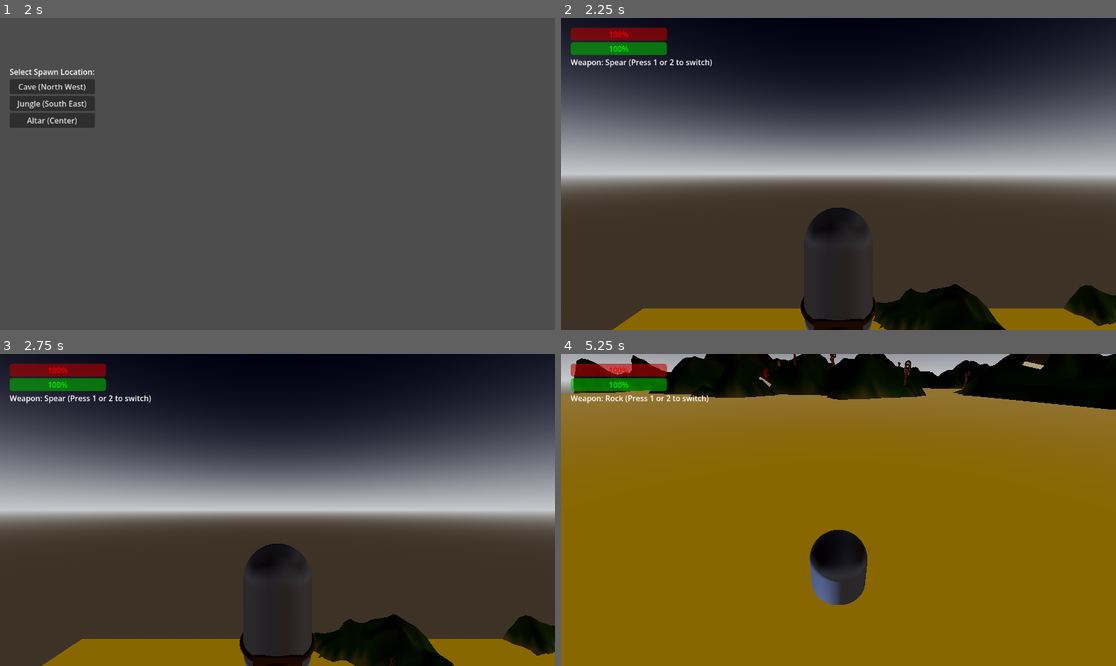
Above: before the commit, frames 1-4 (two rows, left to right).
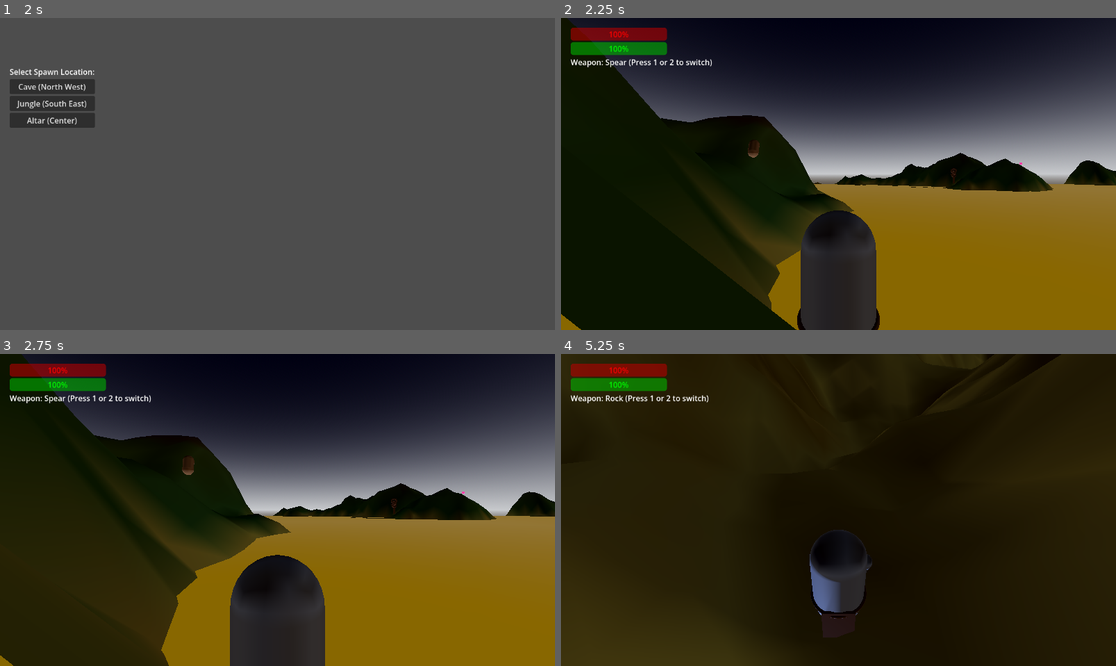
Above: after the commit, the same moments.

Repository: travist89/SpearMan
Game: Godot game, scene res://World.tscn
The game is run twice, just before and just after one commit, with the same random seed, the same clock (stepped at 60 frames per second) and the same inputs. The project has no main scene, so this scene is started directly.
Inputs (mouse positions are in pixels of both pictures, inside the frame that each line leads up to):
- Up to frame 1 (2 s): tap Enter (ui_accept) at 0.5, 0.77 s; move the mouse to (399, 158) at 0.52 s; press the mouse at (399, 158) at 0.53 s; hold Right (ui_right) 0.53-1.25 s; release the mouse at (399, 158) at 1.25 s; click "Host" at 1.25 s
- Up to frame 2 (2.25 s): click "Cave (North West)" at 2 s
- Up to frame 3 (2.75 s): no input
- Up to frame 4 (5.25 s): move the mouse to (810, 510) at 2.77 s; hold Up (ui_up) from 2.78 s (still down); tap 1 at 2.85 s; tap Enter (ui_accept) at 3.02, 4.52 s; move the mouse to (849, 503) at 3.52 s; hold 2 3.53-4.28 s; move the mouse to (832, 516) at 4.27 s; tap Shift at 4.35 s; move the mouse to (877, 513) at 5.02 s; press the mouse at (877, 513) at 5.03 s

Frame 1 is identical in both runs. In frame 2, 55% of the frame differs, in the area x 0-100%, y 0-100%; in frame 3, 56%; in frame 4, 94%.

Commit message:
v1.1 Release: Restored projectile system, added Mammoths, fixed enemy sync

Diff:
--- /dev/null
+++ b/Mammoth.gd
@@ -0,0 +1,95 @@
+extends CharacterBody3D
+
+@export var speed = 2.0
+@export var run_speed = 6.0
+@export var detection_radius = 20.0
+@export var flee_radius = 15.0
+@export var max_health = 200.0
+@export var health = 200.0
+
+var gravity = ProjectSettings.get_setting("physics/3d/default_gravity")
+
+var player = null
+var state = "wander"
+var wander_target = Vector3.ZERO
+var wander_timer = 0.0
+
+func _ready():
+	if not multiplayer.is_server():
+		set_physics_process(false)
+		return
+
+func take_damage(amount):
+	if not multiplayer.is_server(): return
+	health -= amount
+	# Spook the mammoth when damaged
+	state = "flee"
+	if health <= 0:
+		die.rpc()
+
+func find_nearest_player():
+	var nearest = null
+	var min_dist = INF
+	for node in get_parent().get_children():
+		if node is CharacterBody3D and node.name.is_valid_int():
+			var dist = global_position.distance_to(node.global_position)
+			if dist < min_dist:
+				min_dist = dist
+				nearest = node
+	return nearest
+
+func _physics_process(delta):
+	if not is_on_floor():
+		velocity.y -= gravity * delta
+
+	player = find_nearest_player()
+
+	if player:
+		var dist = global_position.distance_to(player.global_position)
+
+		# If fleeing, keep fleeing until far enough
+		if state == "flee":
+			if dist > flee_radius * 2.0:
+				state = "wander"
+		# If wandering and player gets too close, maybe get annoyed or flee?
+		# For now, mammoths are peaceful unless provoked or very close
+		elif dist < 5.0:
+			state = "flee"
+
+	if state == "flee" and player:
+		# Run away from player
+		var direction = (global_position - player.global_position).normalized()
+		direction.y = 0
+		velocity.x = direction.x * run_speed
+		velocity.z = direction.z * run_speed
+
+		if velocity.length() > 0.1:
+			look_at(global_position + velocity, Vector3.UP)
+
+	elif state == "wander":
+		wander_timer -= delta
+		if wander_timer <= 0:
+			wander_timer = randf_range(5.0, 10.0) # Move less often
+			var random_dir = Vector3(randf_range(-1, 1), 0, randf_range(-1, 1)).normalized()
+			wander_target = global_position + random_dir * 15.0
+
+		var direction = (wander_target - global_position).normalized()
+		# Stop if close to target
+		if global_position.distance_to(wander_target) < 1.0:
+			velocity.x = 0
+			velocity.z = 0
+		else:
+			velocity.x = direction.x * speed
+			velocity.z = direction.z * speed
+
+		if velocity.length() > 0.1:
+			look_at(global_position + velocity, Vector3.UP)
+
+	move_and_slide()
+
+@rpc("any_peer", "call_local", "reliable")
+func die():
+	# TODO: Spawn meat chunks for harvesting instead of just disappearing
+	print("Mammoth Died!")
+	# For now, just play a death effect or ragdoll (not implemented)
+	queue_free()
--- /dev/null
+++ b/Mammoth.tscn
@@ -0,0 +1,67 @@
+[gd_scene format=3 uid="uid://d3x4y506a7b8"]
+
+[ext_resource type="Script" path="res://Mammoth.gd" id="1_mammoth"]
+
+[sub_resource type="CapsuleShape3D" id="CapsuleShape3D_m"]
+radius = 1.5
+height = 4.0
+
+[sub_resource type="StandardMaterial3D" id="StandardMaterial3D_fur"]
+albedo_color = Color(0.3, 0.2, 0.1, 1)
+roughness = 1.0
+
+[sub_resource type="CapsuleMesh" id="CapsuleMesh_body"]
+material = SubResource("StandardMaterial3D_fur")
+radius = 1.5
+height = 4.0
+
+[sub_resource type="BoxMesh" id="BoxMesh_head"]
+material = SubResource("StandardMaterial3D_fur")
+size = Vector3(1.5, 1.5, 2.0)
+
+[sub_resource type="StandardMaterial3D" id="StandardMaterial3D_ivory"]
+albedo_color = Color(0.9, 0.9, 0.8, 1)
+roughness = 0.4
+
+[sub_resource type="CylinderMesh" id="CylinderMesh_tusk"]
+material = SubResource("StandardMaterial3D_ivory")
+top_radius = 0.1
+bottom_radius = 0.2
+height = 2.0
+
+[sub_resource type="SceneReplicationConfig" id="SceneReplicationConfig_m"]
+properties/0/path = NodePath(".:position")
+properties/0/spawn = true
+properties/0/replication_mode = 1
+properties/1/path = NodePath(".:rotation")
+properties/1/spawn = true
+properties/1/replication_mode = 1
+properties/2/path = NodePath(".:health")
+properties/2/spawn = true
+properties/2/replication_mode = 2
+
+[node name="Mammoth" type="CharacterBody3D"]
+script = ExtResource("1_mammoth")
+
+[node name="CollisionShape3D" type="CollisionShape3D" parent="."]
+transform = Transform3D(1, 0, 0, 0, -4.37114e-08, -1, 0, 1, -4.37114e-08, 0, 2, 0)
+shape = SubResource("CapsuleShape3D_m")
+
+[node name="Body" type="MeshInstance3D" parent="."]
+transform = Transform3D(1, 0, 0, 0, -4.37114e-08, -1, 0, 1, -4.37114e-08, 0, 2, 0)
+mesh = SubResource("CapsuleMesh_body")
+
+[node name="Head" type="MeshInstance3D" parent="."]
+transform = Transform3D(1, 0, 0, 0, 1, 0, 0, 0, 1, 0, 3.5, 1.5)
+mesh = SubResource("BoxMesh_head")
+
+[node name="TuskLeft" type="MeshInstance3D" parent="Head"]
+transform = Transform3D(1, 0, 0, 0, 0.5, 0.866025, 0, -0.866025, 0.5, -0.5, -0.5, 1.2)
+mesh = SubResource("CylinderMesh_tusk")
+
+[node name="TuskRight" type="MeshInstance3D" parent="Head"]
+transform = Transform3D(1, 0, 0, 0, 0.5, 0.866025, 0, -0.866025, 0.5, 0.5, -0.5, 1.2)
+mesh = SubResource("CylinderMesh_tusk")
+
+[node name="MultiplayerSynchronizer" type="MultiplayerSynchronizer" parent="."]
+replication_config = SubResource("SceneReplicationConfig_m")
--- a/Rock.gd
+++ b/Rock.gd
@@ -7,6 +7,10 @@
 	contact_monitor = true
 	max_contacts_reported = 1
 	connect("body_entered", _on_body_entered)
+
+	# Check for initial velocity passed from spawner
+	if has_meta("initial_velocity"):
+		linear_velocity = get_meta("initial_velocity")
 
 	# Rocks automatically despawn after 10 seconds
 	await get_tree().create_timer(10.0).timeout
--- a/Spear.gd
+++ b/Spear.gd
@@ -8,6 +8,10 @@
 	contact_monitor = true
 	max_contacts_reported = 1
 	connect("body_entered", _on_body_entered)
+
+	# Check for initial velocity passed from spawner
+	if has_meta("initial_velocity"):
+		linear_velocity = get_meta("initial_velocity")
 
 func _on_body_entered(body):
 	# Only server handles collisions and game logic
--- a/World.gd
+++ b/World.gd
@@ -6,6 +6,7 @@
 @export var spear_scene: PackedScene = preload("res://Spear.tscn")
 @export var rock_scene: PackedScene = preload("res://Rock.tscn")
 @export var enemy_scene: PackedScene = preload("res://Enemy.tscn")
+@export var mammoth_scene: PackedScene = preload("res://Mammoth.tscn")
 @export var target_scene: PackedScene = preload("res://Target.tscn")
 @export var collectible_health_scene: PackedScene = preload("res://CollectibleHealth.tscn")
 @export var collectible_speed_scene: PackedScene = preload("res://CollectibleSpeed.tscn")
@@ -37,6 +38,7 @@
 	spawner.add_spawnable_scene(spear_scene.resource_path)
 	spawner.add_spawnable_scene(rock_scene.resource_path)
 	spawner.add_spawnable_scene(enemy_scene.resource_path)
+	spawner.add_spawnable_scene(mammoth_scene.resource_path)
 	spawner.add_spawnable_scene(target_scene.resource_path)
 	spawner.add_spawnable_scene(collectible_health_scene.resource_path)
 	spawner.add_spawnable_scene(collectible_speed_scene.resource_path)
@@ -71,6 +73,7 @@
 	if multiplayer.is_server():
 		scatter_targets(30)
 		scatter_enemies(12, 5)
+		scatter_mammoths(3) # Start with a few mammoths
 		scatter_collectibles(20)
 
 func _process(delta):
@@ -238,6 +241,8 @@
 		return _spawn_player_impl(data)
 	elif data.has("is_big"):
 		return _spawn_enemy(data)
+	elif data.has("type") and data["type"] == "mammoth":
+		return _spawn_mammoth(data)
 	return null
 
 func _spawn_player_impl(data):
@@ -259,16 +264,48 @@
 	spawn_pos.x += (id % 5) * 0.5 - 1.0 # Deterministic offset
 	spawn_pos.z += (id % 3) * 0.5 - 1.0
 
-	# Terrain height calculation
-	var y = noise.get_noise_2d(spawn_pos.x, spawn_pos.z) * terrain_height
-	if abs(spawn_pos.x) < 15 and abs(spawn_pos.z) < 15:
-		y = lerp(y, 3.0, 0.95)
-
-	# Set safe height
-	spawn_pos.y = max(y + 10.0, 50.0)
+	# Determine spawn height using Raycast for accuracy with collision geometry
+	# Start high above the probable terrain
+	var ray_start = Vector3(spawn_pos.x, 100.0, spawn_pos.z)
+	var ray_end = Vector3(spawn_pos.x, -50.0, spawn_pos.z)
+
+	var space_state = get_world_3d().direct_space_state
+	var query = PhysicsRayQueryParameters3D.create(ray_start, ray_end)
+	# query.collision_mask = 1 # Default mask, ensure terrain is on this layer
+
+	var result = space_state.intersect_ray(query)
+
+	if result:
+		# Found ground! Spawn slightly above it
+		spawn_pos.y = result.position.y + 2.0
+	else:
+		# No ground found (maybe hole or error), fallback to noise calculation
+		var y = noise.get_noise_2d(spawn_pos.x, spawn_pos.z) * terrain_height
+		if abs(spawn_pos.x) < 15 and abs(spawn_pos.z) < 15:
+			y = lerp(y, 3.0, 0.95)
+		spawn_pos.y = max(y + 10.0, 50.0)
 
 	player.position = spawn_pos
 	return player
+
+func _spawn_enemy(data):
+	var pos = data["pos"]
+	var is_big = data["is_big"]
+
+	var enemy = enemy_scene.instantiate()
+	enemy.position = pos
+	enemy.is_big = is_big
+
+	if is_big:
+		enemy.name = "BigEnemy" # Godot handles duplicate names (BigEnemy2, etc.)
+
+	return enemy
+
+func _spawn_mammoth(data):
+	var pos = data["pos"]
+	var mammoth = mammoth_scene.instantiate()
+	mammoth.position = pos
+	return mammoth
 
 # setup_environment function removed as its logic was moved to _ready
 
@@ -350,18 +387,14 @@
 	# This ensures 'is_big' property is set on both server and client at spawn time
 	spawner.spawn({"pos": pos, "is_big": is_big})
 
-func _spawn_enemy(data):
-	var pos = data["pos"]
-	var is_big = data["is_big"]
-
-	var enemy = enemy_scene.instantiate()
-	enemy.position = pos
-	enemy.is_big = is_big
-
-	if is_big:
-		enemy.name = "BigEnemy" # Godot handles duplicate names (BigEnemy2, etc.)
-
-	return enemy
+func scatter_mammoths(count):
+	for i in range(count):
+		var x = randf_range(-terrain_size/2, terrain_size/2); var z = randf_range(-terrain_size/2, terrain_size/2); var y = noise.get_noise_2d(x, z) * terrain_height
+		if y < lake_level + 1.0: continue
+		create_mammoth_at(Vector3(x, y + 2.0, z)) # Spawn higher up
+
+func create_mammoth_at(pos):
+	spawner.spawn({"pos": pos, "type": "mammoth"})
 
 func scatter_collectibles(count):
 	for i in range(count):
--- a/World.tscn
+++ b/World.tscn
@@ -2,6 +2,13 @@
 
 [ext_resource type="PackedScene" uid="uid://b5n3m2l1k0ka" path="res://Player.tscn" id="1_player"]
 [ext_resource type="Script" uid="uid://clg6lvq4nrwft" path="res://World.gd" id="2_worldscript"]
+[ext_resource type="PackedScene" uid="uid://c8k2j1x4y5z7" path="res://Spear.tscn" id="3_spear"]
+[ext_resource type="PackedScene" uid="uid://b8k2j1x4y5z8" path="res://Rock.tscn" id="4_rock"]
+[ext_resource type="PackedScene" uid="uid://eaf8e7a6b5c4" path="res://Enemy.tscn" id="5_enemy"]
+[ext_resource type="PackedScene" uid="uid://d3x4y5z6a7b8" path="res://Mammoth.tscn" id="6_mammoth"]
+[ext_resource type="PackedScene" uid="uid://f2g5h8j3k9l0" path="res://Target.tscn" id="7_target"]
+[ext_resource type="PackedScene" uid="uid://g5h8j3k9l0m1" path="res://CollectibleHealth.tscn" id="8_health"]
+[ext_resource type="PackedScene" uid="uid://h8j3k9l0m1n2" path="res://CollectibleSpeed.tscn" id="9_speed"]
 
 [sub_resource type="ProceduralSkyMaterial" id="ProceduralSkyMaterial_1"]
 
@@ -16,6 +23,13 @@
 [node name="World" type="Node3D" unique_id=1760593722]
 script = ExtResource("2_worldscript")
 player_scene = ExtResource("1_player")
+spear_scene = ExtResource("3_spear")
+rock_scene = ExtResource("4_rock")
+enemy_scene = ExtResource("5_enemy")
+mammoth_scene = ExtResource("6_mammoth")
+target_scene = ExtResource("7_target")
+collectible_health_scene = ExtResource("8_health")
+collectible_speed_scene = ExtResource("9_speed")
 
 [node name="WorldEnvironment" type="WorldEnvironment" parent="." unique_id=413812353]
 environment = SubResource("Environment_1")
Not shown, added: Mammoth.gd.uid
Not shown, changed: GODOT_NETWORKING_DOCS.md
